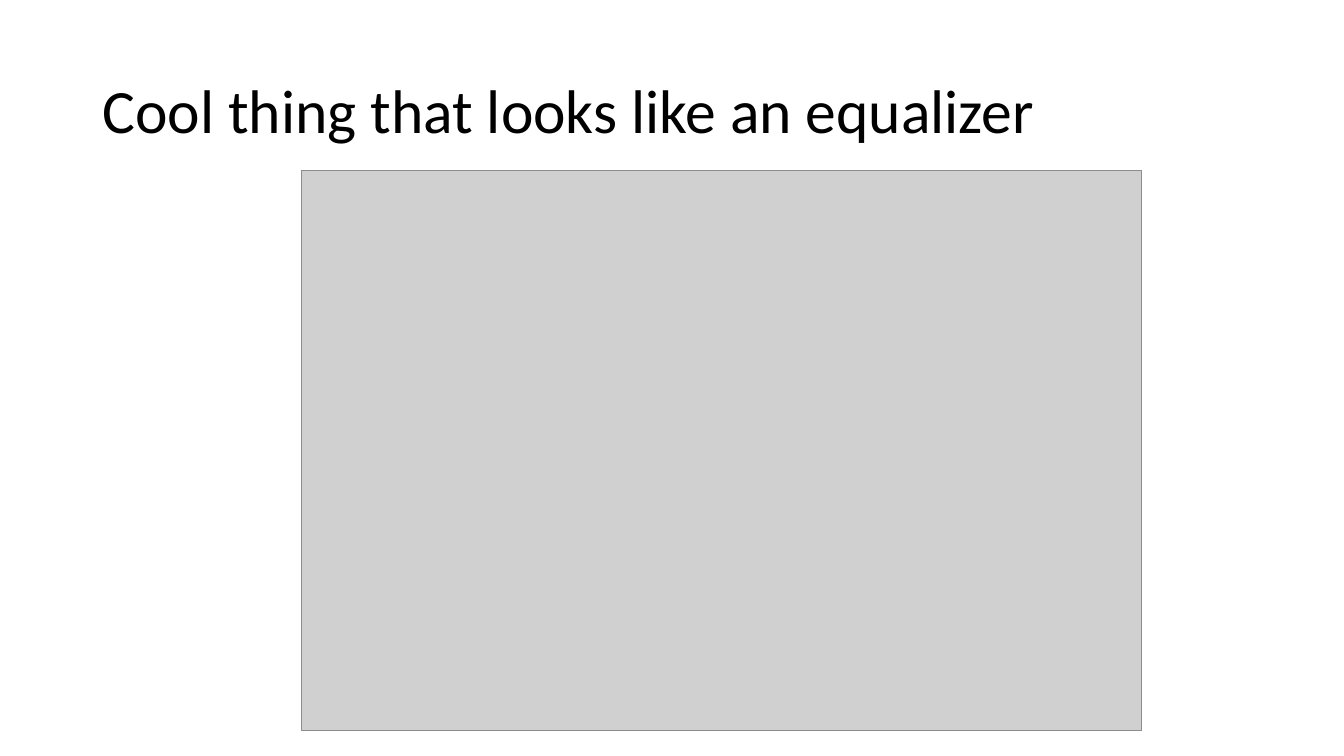
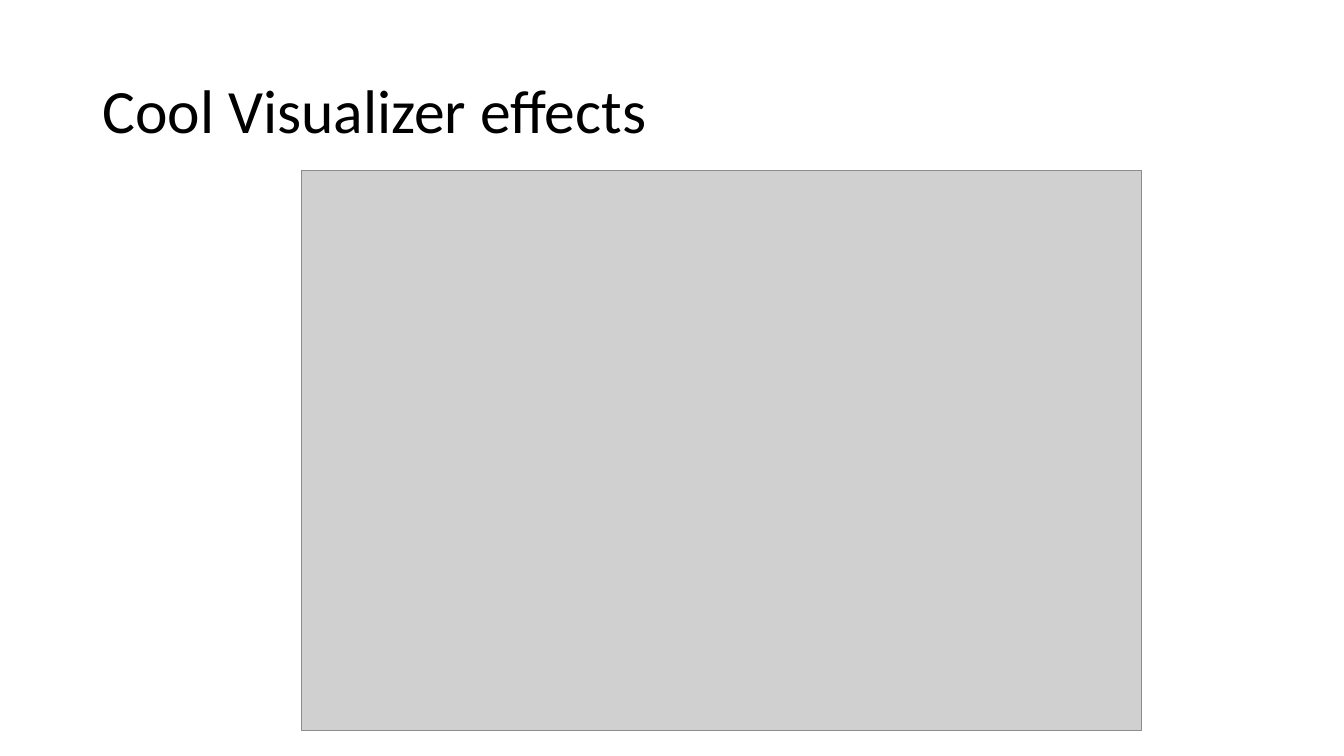
Before and after one commit to rchatrath7/PDH-Workshops, a slide deck: slide 12 of vishal-sensors-lecture/Sensor Lecture.pptx (slide 9 before the commit). Drawn at 1344x756 pixels with LibreOffice and Linux fonts; fonts in the diff are those of the drawing; grey boxes stand for pictures. Boxes give left, top, right and bottom in pixels: in the first picture for what was removed or moved away, otherwise in the second. Text is boxed around its words. In the diff, an @@ line names an element or a change of style, - is before the commit and + after.

```diff
--- a/vishal-sensors-lecture/Sensor Lecture.pptx
+++ b/vishal-sensors-lecture/Sensor Lecture.pptx
@@ title at bbox=[102, 90, 646, 134]: text changed @@
-Cool thing that looks like an equalizer
+Cool Visualizer effects
```
Also in this commit, not shown: 7 other slides changed, 11 slides added, 2 slides removed, 4 other files.
